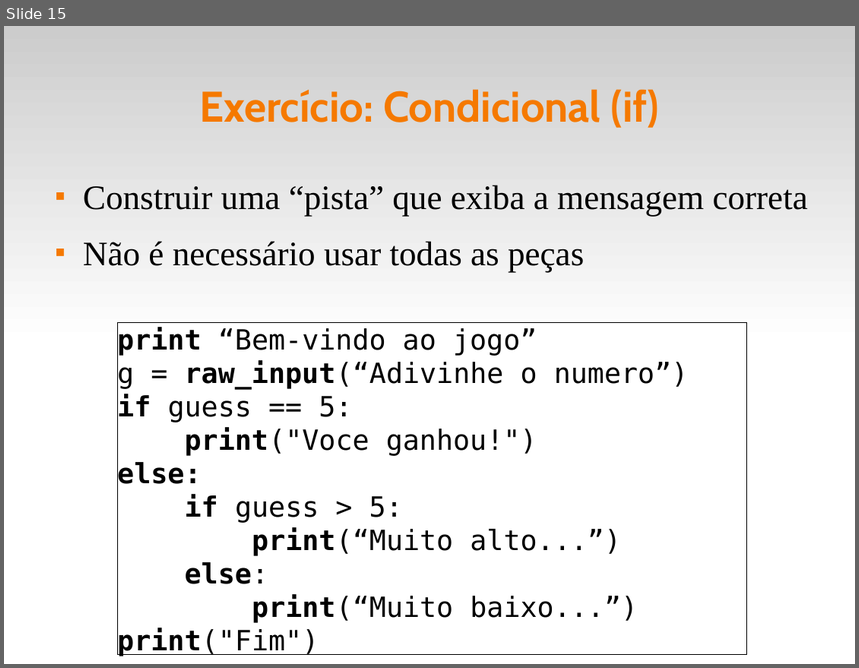
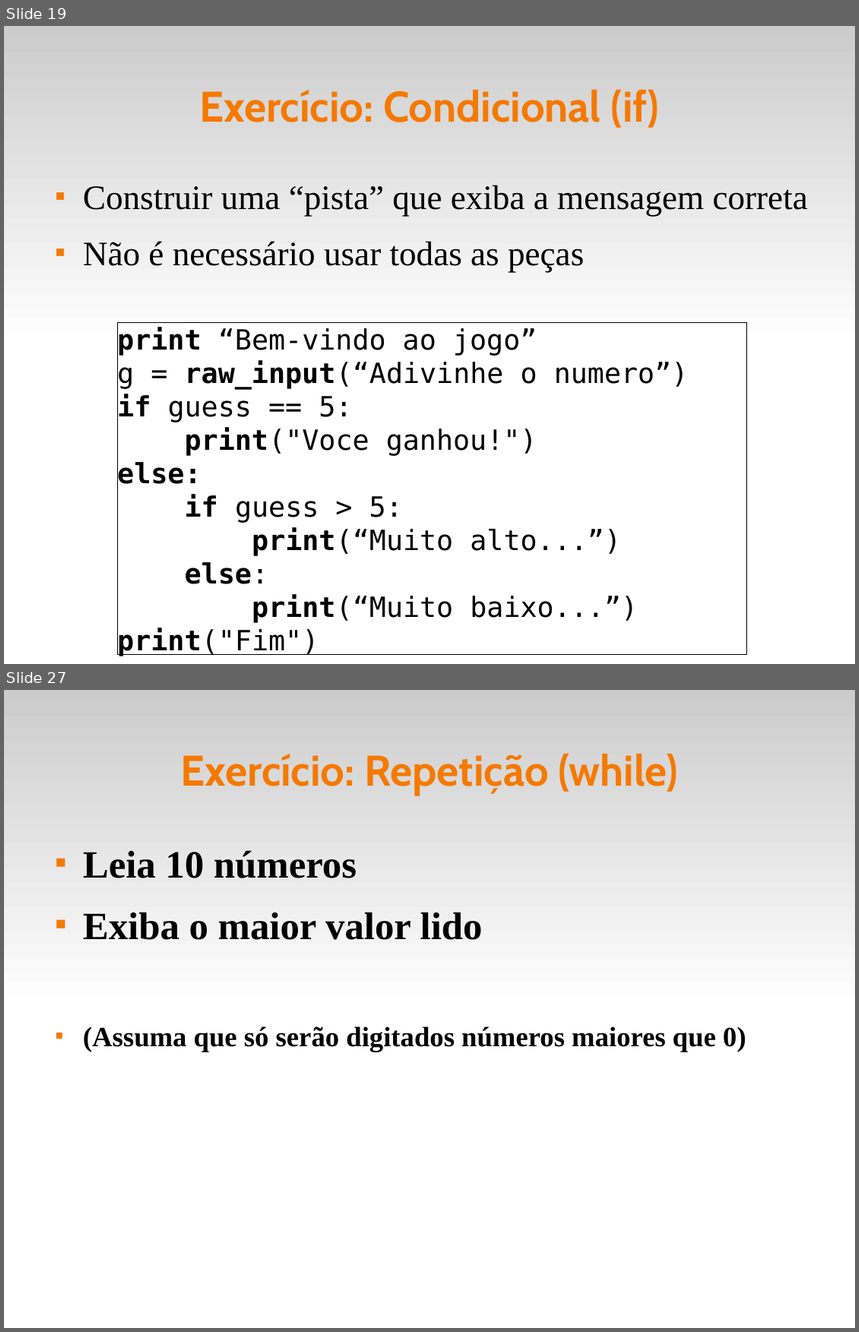
Before and after one commit to fsantanna-uerj/IPD, a slide deck: slides/ipd-03.odp. Shown one above the other, each under a label of ours: slide 15 before the commit, slides 19 and 27 after it; the slides between them are not shown. The pictures are 859x668 and 859x1332 pixels, drawn with LibreOffice and Linux fonts; fonts in the diff are those of the drawing. Boxes give left, top, right and bottom in pixels: in the first picture for what was removed or moved away, otherwise in the second. Text is boxed around its words. In the diff, an @@ line names an element or a change of style, - is before the commit and + after.

```diff
--- a/slides/ipd-03.odp
+++ b/slides/ipd-03.odp
@@ slide 27 added at <box>4,690,855,1328</box>, background #FFFFFF; not listed: 1 template element that a slide beside it also shows @@
@@ title added at <box>181,753,678,796</box>, 40 pt, text #F57900, bold @@
+Exercício: Repetição (while)
@@ freeform shape added at <box>71,843,71,843</box>, fill #99CCFF, outline #FF0000 4.25 pt @@
@@ text added at <box>83,850,747,1053</box>, 26 pt, text #000000, bold @@
+■ Leia 10 números
+■ Exiba o maior valor lido
+■ (Assuma que só serão digitados números maiores que 0)
@@ what was slide 15 is now slide 19 @@
```
Also in this commit, not shown: 3 slides changed, 9 other slides added, 3 other files.
